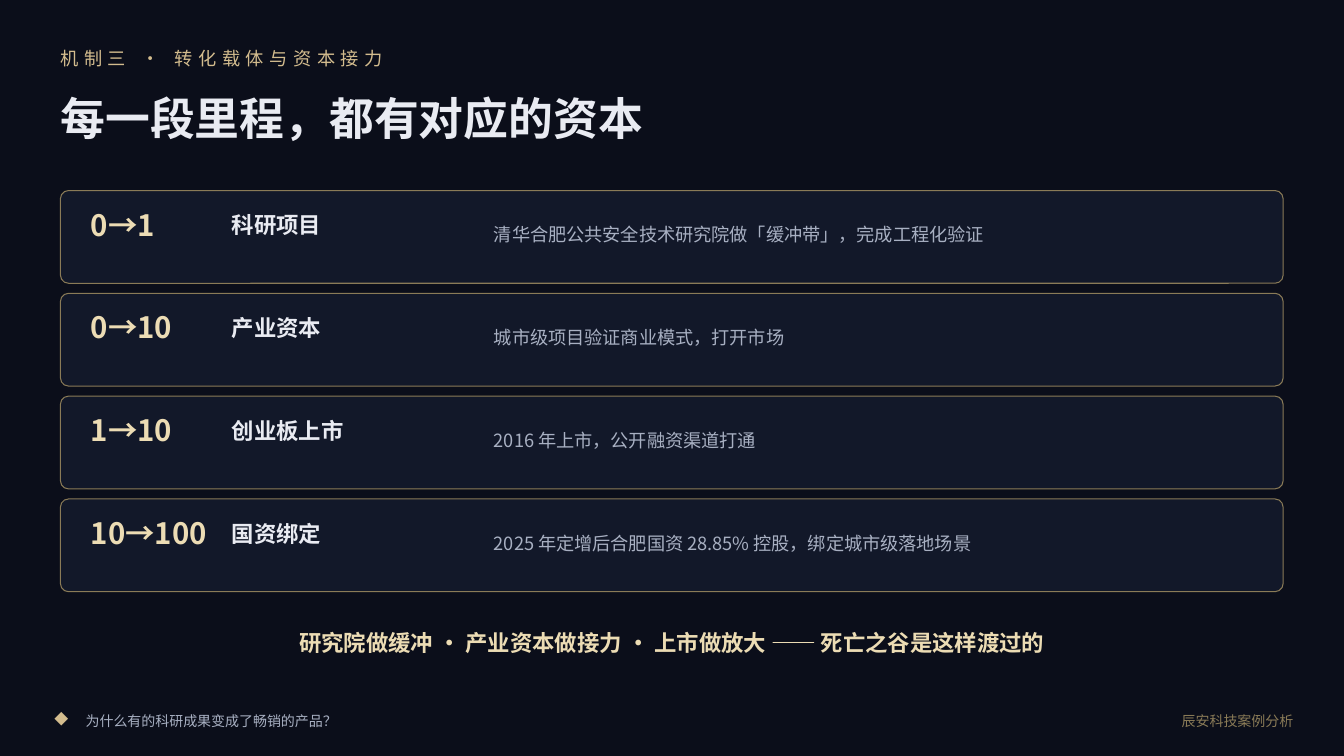
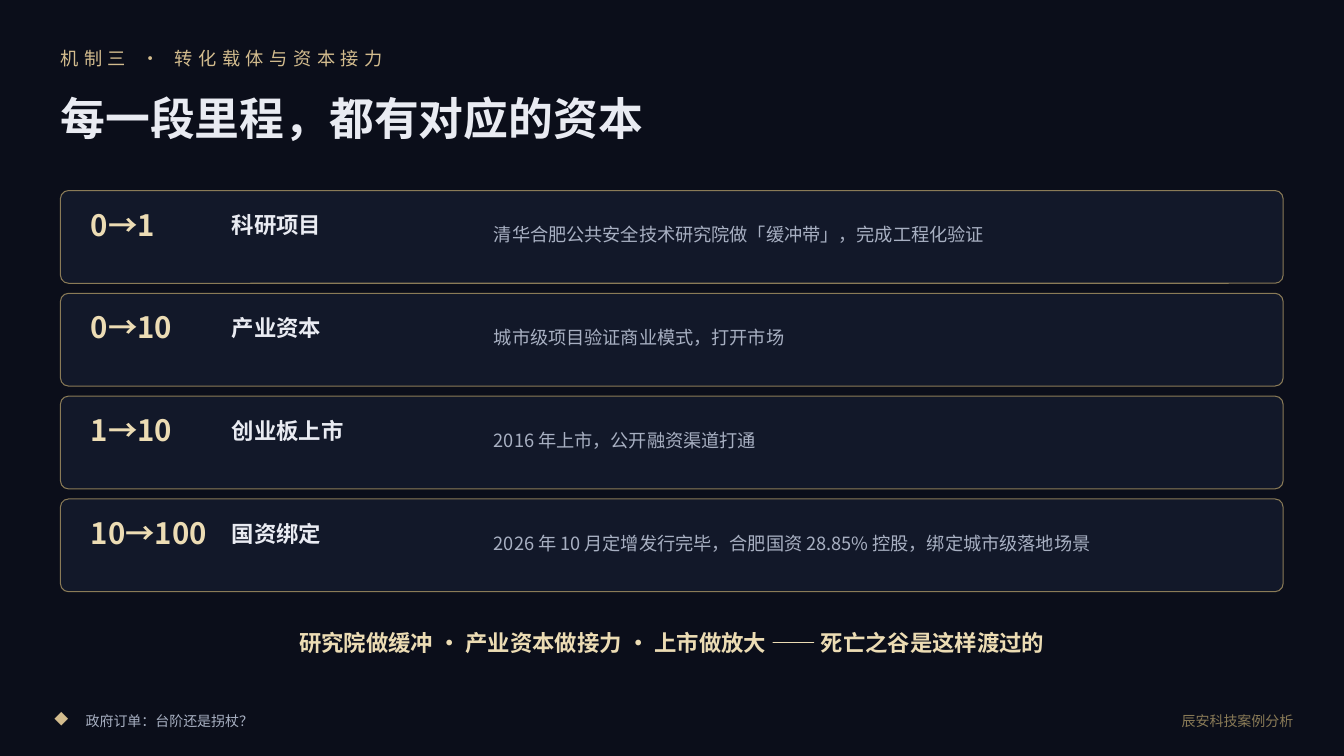
Before and after one commit to sdh0219/susu-tools, a slide deck: slide 7 of web/assets/files/小组案例分析报告-辰安科技.pptx. Drawn at 1344x756 pixels with LibreOffice and Linux fonts; fonts in the diff are those of the drawing; background and template pictures are left out. Boxes give left, top, right and bottom in pixels: in the first picture for what was removed or moved away, otherwise in the second. Text is boxed around its words. In the diff, an @@ line names an element or a change of style, - is before the commit and + after.

```diff
--- a/web/assets/files/小组案例分析报告-辰安科技.pptx
+++ b/web/assets/files/小组案例分析报告-辰安科技.pptx
@@ text at <box>494,534,1091,552</box>: text changed @@
-2025 年定增后合肥国资 28.85% 控股，绑定城市级落地场景
+2026 年 10 月定增发行完毕，合肥国资 28.85% 控股，绑定城市级落地场景
@@ text at <box>86,714,253,727</box>: text changed @@
-为什么有的科研成果变成了畅销的产品？
+政府订单：台阶还是拐杖？
```
Also in this commit, not shown: 8 other slides changed, 7 other files.
